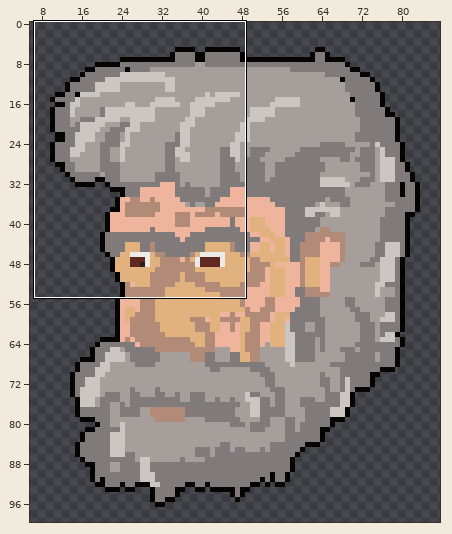
One commit to this pixel-art file: assets/sprites/sheperd.aseprite. Above, an overview of the earlier version with the close-up marked.
Close-up. Old version:
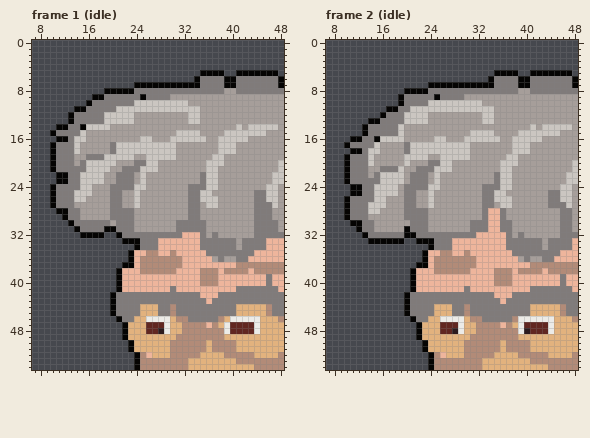
100x100 pixels, 2 frames. Shown: frame 1 (idle): x 7..48, y 0..54; frame 2 (idle): x 7..48, y 0..54. The wide view leaves out empty margins.
And afterwards:
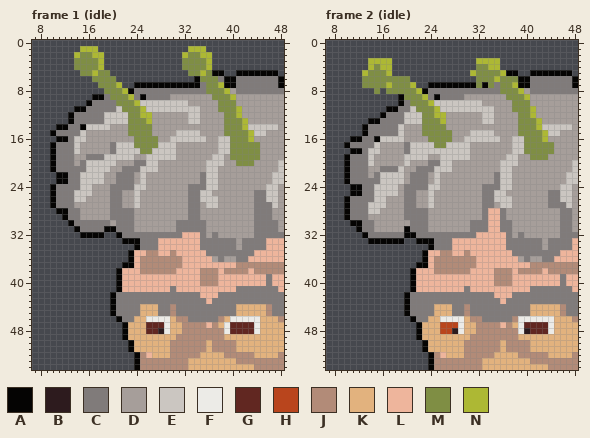
Palette (. is transparent): A #050403  B #2d1b1e  C #807b7a  D #a69e9a  E #cbc6c1  F #ecebe7  G #612721  H #b9451d  J #b28b78  K #e2b27e  L #eeb59c  M #7f8e44  N #adb834
Changes in this commit:
layer "Layer 3" added
Frame 1 (idle), layer "Layer 3":
y 1: x 15..17 ... -> NNN; x 33..35 ... -> NNN
y 2: x 14..18 ..... -> NMMNN; x 32..36 ..... -> NMMNN
y 3..4: x 14..18 ..... -> MMMMN; x 32..36 ..... -> MMMMN
y 5: x 15..19 ..... -> MMNMM; x 33..36 ..AA -> MMNM
y 6: x 17..20 .... -> MMMM; x 35..37 CCC -> MMM
y 7: x 18..21 .... -> MMMN; x 36..38 CCC -> MMN
y 8: x 19..22 AAAA -> MMMN; x 36..39 CCCD -> MMMN
y 9: x 20..23 CCCC -> MMMN; x 37..40 DDDD -> MMMN
y 10: x 21..24 CCCE -> MMMN; x 38..40 DDD -> MMM
y 11: x 22..25 EEEE -> MMMN; x 38..41 DDDD -> MMMN
y 12: x 23..26 EDDD -> MMNN; x 39..41 DDD -> MMN
y 13: x 23..26 EDDD -> MMMN; x 39..42 DDDD -> MMMN
y 14: x 23..26 DDDD -> MMMM; x 39..42 DDED -> MMMN
y 15: x 23..26 DDDD -> MMMM; x 39..43 EEEEE -> MMMMN
y 16: x 24..27 DEED -> MMMM; x 40..43 EEED -> MMMN
y 17: x 24..27 EEEE -> MMMM; x 40..44 EDDDD -> MMMMM
y 18: x 25..26 EE -> MM; x 40..44 EDDDD -> MMMMM
y 19: x 40..44 DDDDD -> MMMMM
y 20: x 41..43 DDD -> MMM
Frame 2 (idle), layers "Layer 3", "Layer 1":
y 3: x 14..17 .... -> NNNN; x 32..35 .... -> NNNN
y 4: x 14..17 .... -> NMNN; x 32..35 .... -> MMNN
y 5: x 13..17 ..... -> NMMMN; x 31..36 ....AA -> NMMMMN
y 6: x 13..20 ........ -> MMMMMMMM; x 32..38 ..ACCCC -> MMMNMMM
y 7: x 13..21 ......... -> MMMMNMMMN; x 32 A -> M; x 34 A -> M; x 36..38 CCC -> MMN
y 8: x 15 . -> M; x 17..22 ...AAA -> MMMMMN; x 36..39 CCCD -> MMMN
y 9: x 20..23 CCCC -> MMMN; x 37..40 DDDD -> MMMN
y 10: x 21..24 CCCE -> MMMN; x 38..40 DDD -> MMM
y 11: x 22..25 EEEE -> MMMN; x 38..41 DDDD -> MMMN
y 12: x 23..26 EDDD -> MMNN; x 39..41 DDD -> MMN
y 13: x 23..26 EDDD -> MMMN; x 39..42 DDDD -> MMMN
y 14: x 23..26 DDDD -> MMMM; x 39..42 DDED -> MMMN
y 15: x 23..27 DDDDD -> MMMMM; x 39..43 EEEEE -> MMMMN
y 16: x 24..27 DEED -> MMMM; x 40..43 EEED -> MMMN
y 17: x 25..26 EE -> MM; x 40..44 EDDDD -> MMMMM
y 18: x 40..44 EDDDD -> MMMMM
y 19: x 41..43 DDD -> MMM
y 47: x 26..28 GGG -> HHH
y 48: x 26..27 GG -> HH
